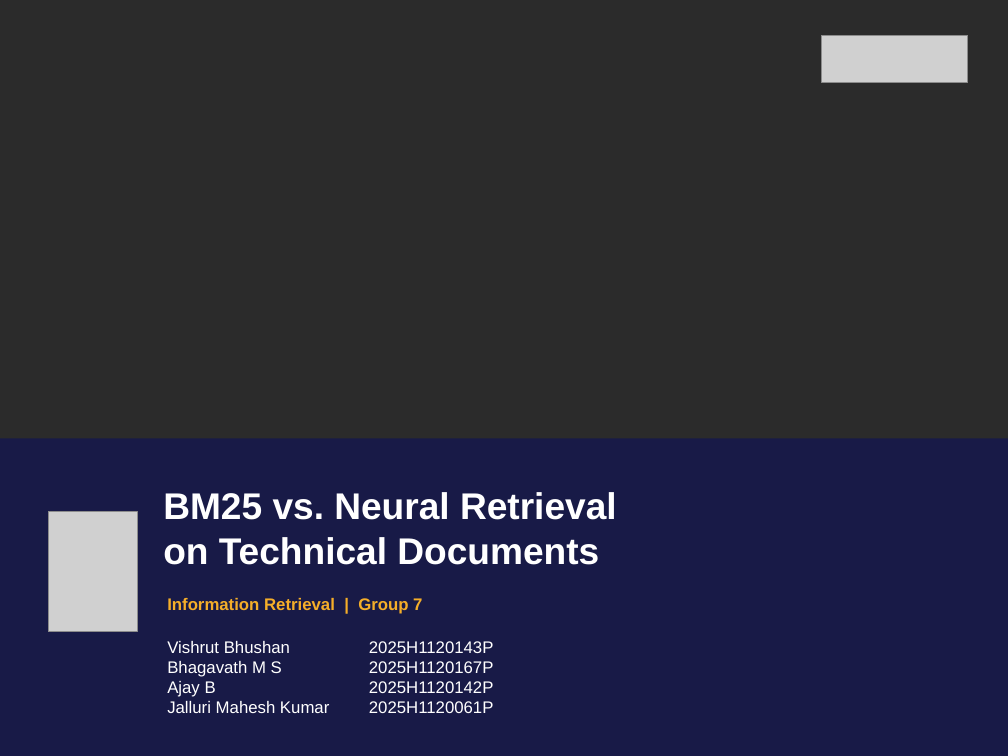
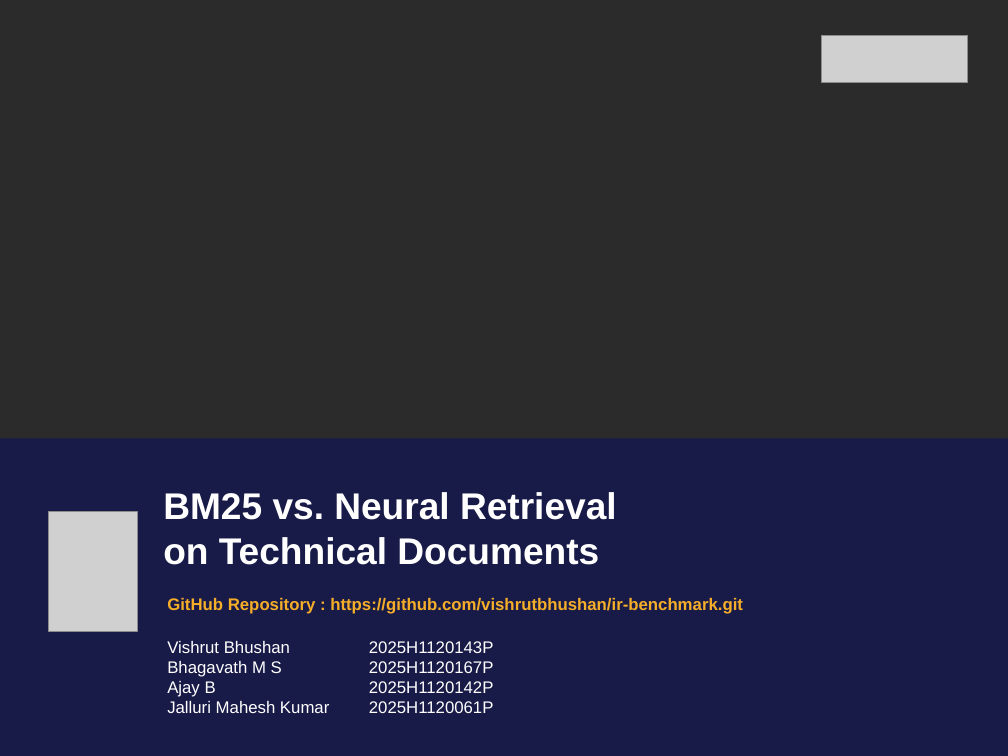
Before and after one commit to vishrutbhushan/ir-benchmark, a slide deck: slide 1 of presentation/IR_Benchmark_Presentation.pptx. Drawn at 1008x756 pixels with LibreOffice and Linux fonts; fonts in the diff are those of the drawing; grey boxes stand for pictures; background and template pictures are left out; a plain dark background stands for a picture behind light text. Boxes give left, top, right and bottom in pixels: in the first picture for what was removed or moved away, otherwise in the second. Text is boxed around its words. In the diff, an @@ line names an element or a change of style, - is before the commit and + after.

```diff
--- a/presentation/IR_Benchmark_Presentation.pptx
+++ b/presentation/IR_Benchmark_Presentation.pptx
@@ text at [167,598,743,614]: text changed @@
-Information Retrieval | Group 7
+GitHub Repository : https://github.com/vishrutbhushan/ir-benchmark.git
```
Also in this commit, not shown: 4 other slides changed, 1 slide added, 18 other files.
